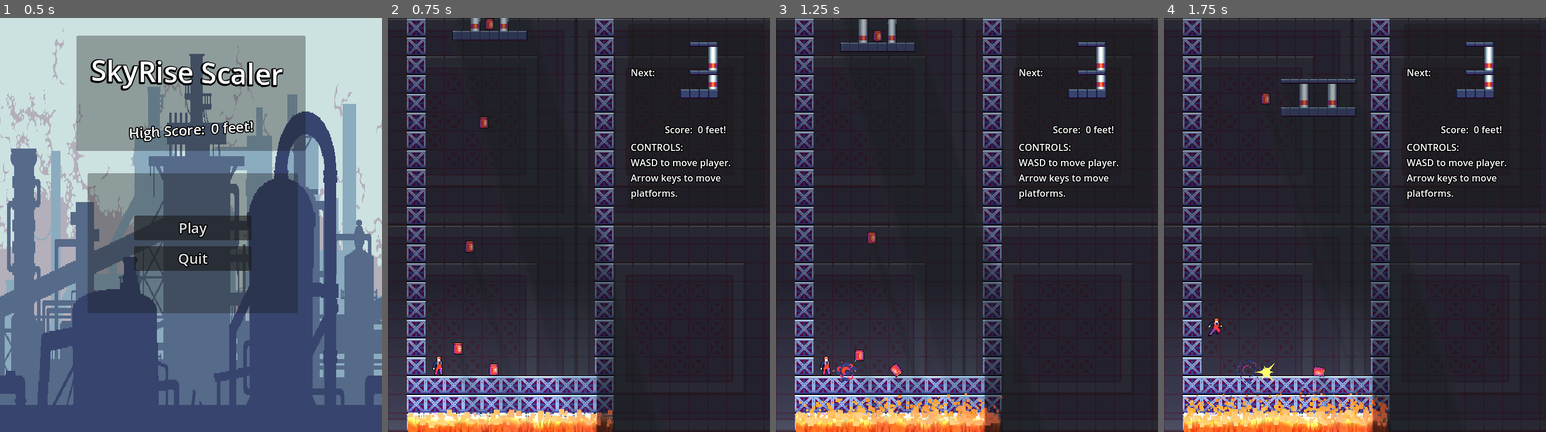
Above: before the commit, frames 1-4 (left to right).
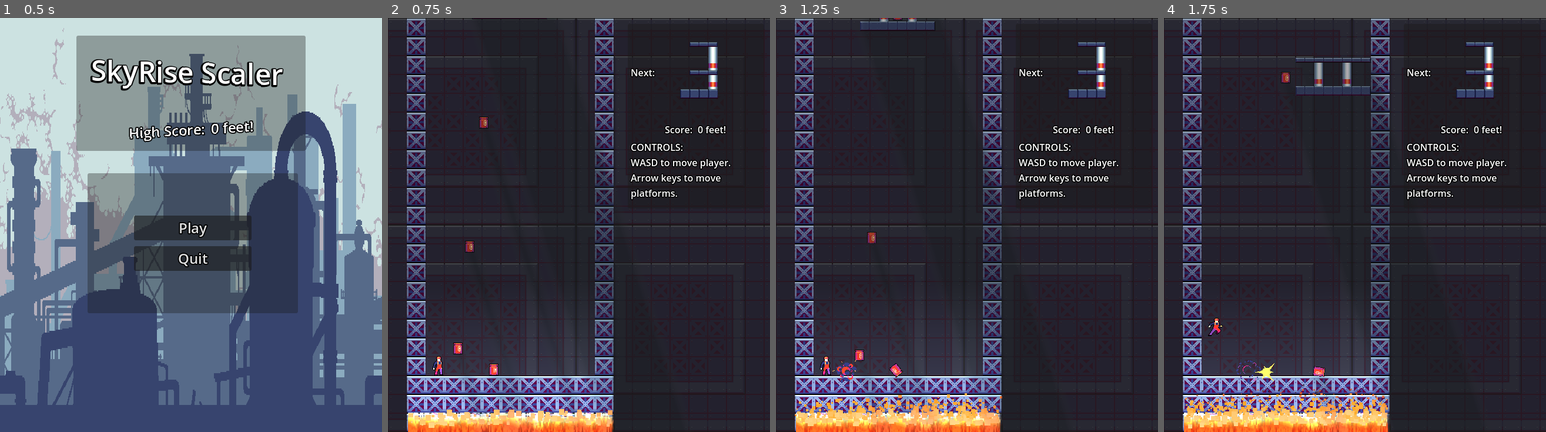
Above: after the commit, the same moments.

Repository: RexShipton/SkyRise-Scaler
Game: Godot game, scene res://scenes/main_menu.tscn
Two runs of this game, one before a commit and one after it. Both use one fixed random seed, a clock stepped at 60 frames per second and the inputs below. Sound files missing from this copy of the repository are replaced by a short silence.
Inputs (mouse positions are in pixels of both pictures, inside the frame that each line leads up to):
- Up to frame 1 (0.5 s): no input
- Up to frame 2 (0.75 s): click "Play" at 0.5 s
- Up to frame 3 (1.25 s): no input
- Up to frame 4 (1.75 s): move the mouse to (1439, 204) at 1.27 s; hold Right (block_right) from 1.28 s (still down); hold Down (block_fast_fall) from 1.28 s (still down); tap W (character_jump) at 1.52 s

Frame 1 is identical in both runs. In frame 2, 3.1% of the frame differs, in the area x 0-60%, y 0-100%; in frame 3, 3.9%; in frame 4, 4.2%, in the area x 0-60%, y 9-100%.

Commit message:
More small tweaks to stuff.

Diff:
--- a/new-game-project/scenes/map_looper.gd
+++ b/new-game-project/scenes/map_looper.gd
@@ -39,10 +39,12 @@
 func _process(delta: float) -> void:
 	if !active: return
 
+
 	var dropSpeed : float = mapDropSpeed * delta
 	dropSpeed = clampf(dropSpeed, 0, 600)
 
-	totalDistanceDropped += dropSpeed
+	if !gameOver:
+		totalDistanceDropped += dropSpeed
 
 	if tile_map_layer_base.visible:
 		tile_map_layer_base.global_position.y += dropSpeed
@@ -86,7 +88,8 @@
 	if tileToMove >= 0:
 		bgTileMaps[tileToMove].global_position.y = highestTileHeight - bgTileHeight
 
-	mapDropSpeed += speedIncreasePerSecond * delta
+	if !gameOver:
+		mapDropSpeed += speedIncreasePerSecond * delta
 
 func add_piece(piece : Node) -> void:
 	connectedPieces.append(piece)
@@ -100,9 +103,9 @@
 
 func deActivate() -> void:
 	score_updater.stop()
+	gameOver = true
 
 	if ScoreManager.stopMapOnGameOver:
-		gameOver = true
 		active = false
 
 func _on_score_updater_timeout() -> void:
--- a/new-game-project/scenes/map_looper.tscn
+++ b/new-game-project/scenes/map_looper.tscn
@@ -11,6 +11,13 @@
 
 [node name="MapLooper" type="Node2D"]
 script = ExtResource("1_guvpw")
+
+[node name="BlackBackground" type="ColorRect" parent="."]
+offset_left = -13.0
+offset_top = -15.0
+offset_right = 663.0
+offset_bottom = 721.0
+color = Color(0, 0, 0, 1)
 
 [node name="BackgroundTilemapHolder" type="Node2D" parent="."]
 modulate = Color(0.32, 0.32, 0.32, 1)
--- a/new-game-project/world.tscn
+++ b/new-game-project/world.tscn
@@ -46,7 +46,7 @@
 tile_set = ExtResource("2_rda4a")
 
 [node name="blockSpawner" type="Marker2D" parent="."]
-position = Vector2(173, 0)
+position = Vector2(207, -36)
 
 [node name="spawnTimer" type="Timer" parent="."]
 autostart = true
@@ -79,10 +79,10 @@
 disabled = true
 
 [node name="spawnArea" type="Area2D" parent="."]
-position = Vector2(32, -1)
+position = Vector2(32, 22)
 
 [node name="CollisionShape2D" type="CollisionShape2D" parent="spawnArea"]
-position = Vector2(176, 48)
+position = Vector2(176, 23)
 shape = SubResource("RectangleShape2D_hgluf")
 
 [node name="Player" parent="." instance=ExtResource("3_e5w51")]
@@ -161,9 +161,9 @@
 position = Vector2(349, 683)
 
 [node name="PointLight2D" type="PointLight2D" parent="."]
-position = Vector2(174.369, 579.323)
+position = Vector2(207.906, 578.888)
 rotation = 1.5708
-scale = Vector2(4.17741, 5.6887)
+scale = Vector2(4.17391, 5.49783)
 texture = SubResource("GradientTexture2D_hdww1")
 
 [connection signal="game_over" from="." to="MapLooper" method="deActivate"]
